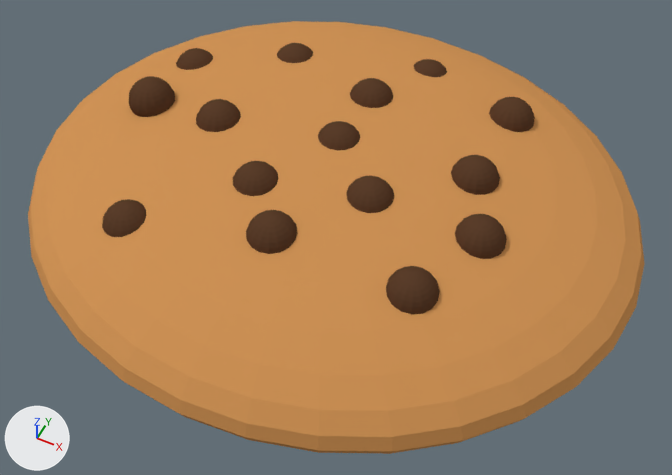
The Blender file 3d Models/Cookie2.blend as it was, and as the next commit left it.
The view is the same before and after, from a 50 mm camera at (-0.384, 0.005, 1.294) aimed at (-0.74, 0.716, 0.405). Lighting does not change. The marker at lower left points along +X, +Y and +Z.
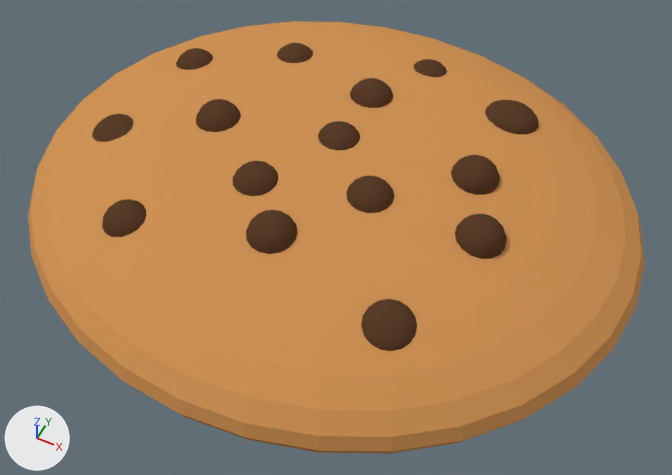
The newer file is also turned or shifted as a whole; pictures and numbers use the older file's frame.

What changed in the scene script:
```text
Change ob_sphere_014:
    ob_sphere_014.location: (-1.022, 0.744, 0.506) -> (-1.043, 0.683, 0.488)
    ob_sphere_014.rotation_euler: (0.0, 0.0, 0.0) -> (-0.244, 0.127, 3.018)  # degrees (0, 0, 0) -> degrees (-14, 7.3, 173)
    ob_sphere_014.scale: (0.0303, 0.0303, 0.0303) -> (-0.0303, -0.0303, -0.0131)
Change ob_sphere_010:
    ob_sphere_010.rotation_euler: (0.0, 0.0, 0.0) -> (-0.19, 0.0881, 0.0853)  # degrees (0, 0, 0) -> degrees (-11, 5, 4.9)
    ob_sphere_010.scale: (0.0303, 0.0303, 0.0303) -> (0.0366, 0.0348, 0.022)
Change ob_sphere_009:
    ob_sphere_009.location: (-0.592, 0.607, 0.497) -> (-0.597, 0.557, 0.494)
    ob_sphere_009.rotation_euler: (0.0, 0.0, 0.0) -> (-2.836, 0.216, 0.15)  # degrees (0, 0, 0) -> degrees (-162, 12, 8.6)
    ob_sphere_009.scale: (0.0303, 0.0303, 0.0303) -> (0.0303, 0.0303, 0.0172)
```

Location of each change, (x1, y1, x2, y2) in pixels of the pictures (672 x 475 px):
'Sphere.009', moved, turned, rescaled: before (386, 266, 440, 314); after (361, 299, 417, 351)
'Sphere.014', moved, turned, rescaled: before (129, 76, 175, 117); after (92, 114, 134, 142)
'Sphere.010', turned, rescaled: before (489, 97, 535, 132); after (485, 100, 538, 134)
